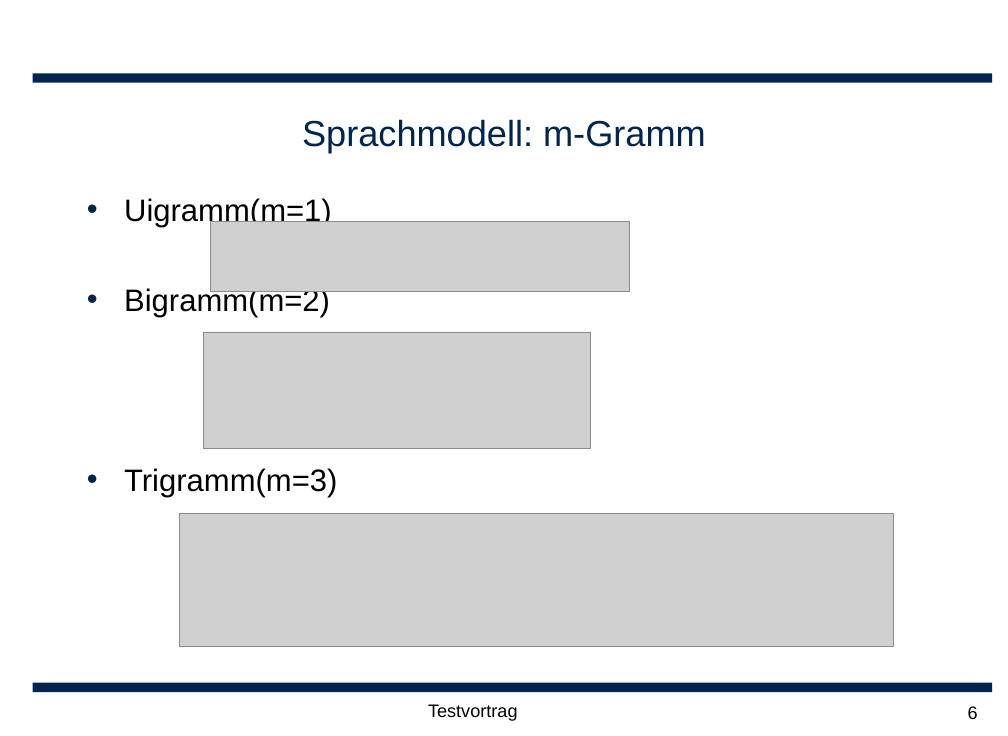
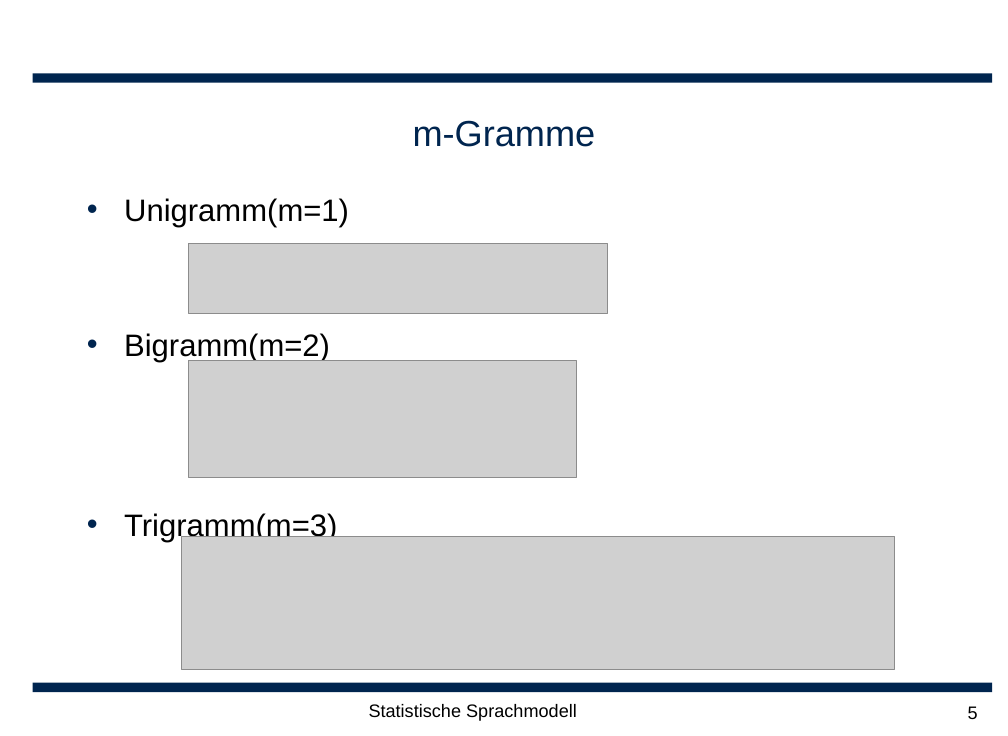
Before and after one commit to leonard117/arbeittet, a slide deck: slide 5 of ARS/doc/Statische Sprachmodellierung.ppt (slide 6 before the commit). Drawn at 1008x736 pixels with LibreOffice and Linux fonts; fonts in the diff are those of the drawing; grey boxes stand for pictures; background and template pictures are left out. Boxes give left, top, right and bottom in pixels: in the first picture for what was removed or moved away, otherwise in the second. Text is boxed around its words. In the diff, an @@ line names an element or a change of style, - is before the commit and + after.

```diff
--- a/ARS/doc/Statische Sprachmodellierung.ppt
+++ b/ARS/doc/Statische Sprachmodellierung.ppt
@@ title at box(413, 120, 596, 147): text changed @@
-Sprachmodell: m-Gramm
+m-Gramme
@@ text at box(124, 198, 349, 227): text changed @@
-• Uigramm(m=1)
+• Unigramm(m=1)
@@ picture: place and size @@
-picture at box(211, 221, 630, 291)
+picture at box(189, 244, 607, 313)
@@ picture: place and size @@
-picture at box(203, 332, 590, 448)
+picture at box(189, 361, 577, 477)
@@ picture: place and size @@
-picture at box(179, 513, 893, 646)
+picture at box(181, 537, 895, 670)
@@ text at box(369, 704, 577, 721): text changed @@
-Testvortrag
+Statistische Sprachmodell
@@ page number at box(968, 706, 978, 719): text changed @@
-6
+5
```
Also in this commit, not shown: 15 other slides changed, 5 slides added, 4 slides removed.
